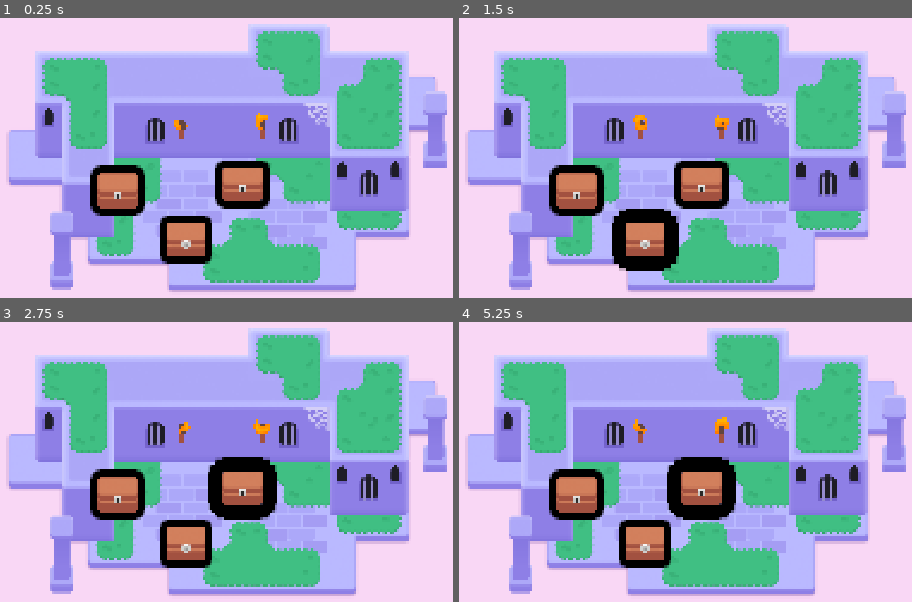
Above: before the commit, frames 1-4 (two rows, left to right).
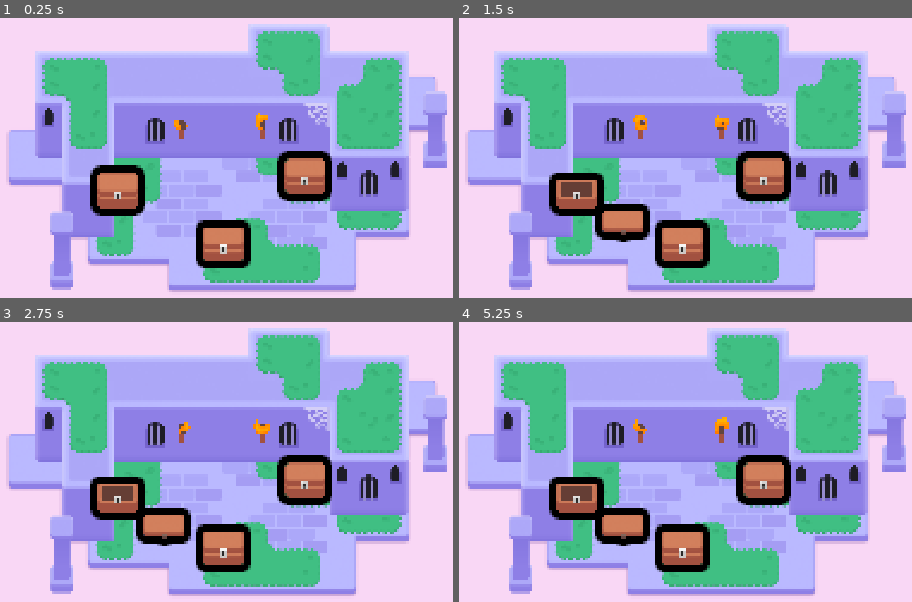
Above: after the commit, the same moments.

Repository: peeryo/M6-SY2526
Game: Godot game, scene res://lessons/mini_dungeon.tscn
The game is run twice, just before and just after one commit, with the same random seed, the same clock (stepped at 60 frames per second) and the same inputs.
Inputs (mouse positions are in pixels of both pictures, inside the frame that each line leads up to):
- Up to frame 1 (0.25 s): no input
- Up to frame 2 (1.5 s): tap Enter at 0.5 s; move the mouse to (576, 191) at 0.52 s; hold D (move_right) 0.53-1.28 s; tap Z at 0.6, 1.35 s; click (576, 191) at 0.67 s; tap Space at 0.77 s; move the mouse to (644, 239) at 1.27 s; hold S (move_down) from 1.28 s (still down); click (644, 239) at 1.42 s
- Up to frame 3 (2.75 s): tap Space at 1.52 s; move the mouse to (244, 487) at 2.02 s; release S (move_down) at 2.03 s; hold D (move_right) from 2.03 s (still down); tap Z at 2.1 s; click (244, 487) at 2.17 s
- Up to frame 4 (5.25 s): move the mouse to (640, 568) at 2.77 s; release D (move_right) at 2.78 s; hold W (move_up) 2.78-3.53 s; tap Z every 0.75 s from 2.85 to 5.1 s; click (640, 568) at 2.92 s; tap Space at 3.02, 3.77, 4.52, 5 s; move the mouse to (outside the picture) at 3.52 s; hold A (move_left) 3.53-5.03 s; click (outside the picture) at 3.67 s; move the mouse to (outside the picture) at 4.27 s; click (outside the picture) at 4.42 s; move the mouse to (721, 478) at 5.02 s; hold S (move_down) from 5.03 s (still down); click (721, 478) at 5.17 s

The runs differ from the first frame. In frame 1, 7.5% of the frame differs, in the area x 35-74%, y 47-90%; in frame 2, 9.6%; in frame 3, 10%, in the area x 19-74%, y 47-90%; in frame 4, 10%.

Commit message:
M6L5 completed

Diff:
--- a/lessons/chest/chest.gd
+++ b/lessons/chest/chest.gd
@@ -1,5 +1,10 @@
 extends Area2D
 @onready var canvas_group: CanvasGroup = $CanvasGroup
+@onready var animation_player: AnimationPlayer = $AnimationPlayer
+
+func open() -> void:
+	animation_player.play("open")
+	input_pickable = false
 
 func _ready() -> void:
 	mouse_entered.connect(_on_mouse_entered)
@@ -16,3 +21,13 @@
 
 func set_outline_thickness(new_thickness: float) -> void:
 	canvas_group.material.set_shader_parameter("line_thickness", new_thickness)
+
+func _input_event(viewport: Viewport, event: InputEvent, shape_idx: int):
+	var event_is_mouse_click: bool = (
+		event is InputEventMouseButton and
+		event.button_index == MOUSE_BUTTON_LEFT and
+		event.is_pressed()
+	)
+
+	if event_is_mouse_click:
+		open()
--- a/lessons/mini_dungeon.tscn
+++ b/lessons/mini_dungeon.tscn
@@ -327,7 +327,7 @@
 position = Vector2(326, 305)
 
 [node name="Chest2" parent="." instance=ExtResource("7_jj8kc")]
-position = Vector2(490, 422)
+position = Vector2(579, 433)
 
 [node name="Chest3" parent="." instance=ExtResource("7_jj8kc")]
-position = Vector2(626, 288)
+position = Vector2(776, 270)
